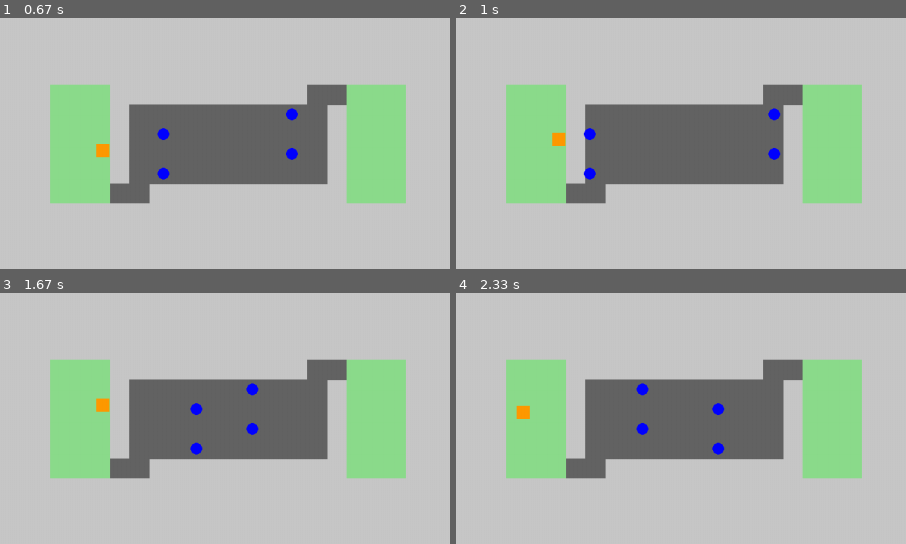
Above: before the commit, frames 1-4 (two rows, left to right).
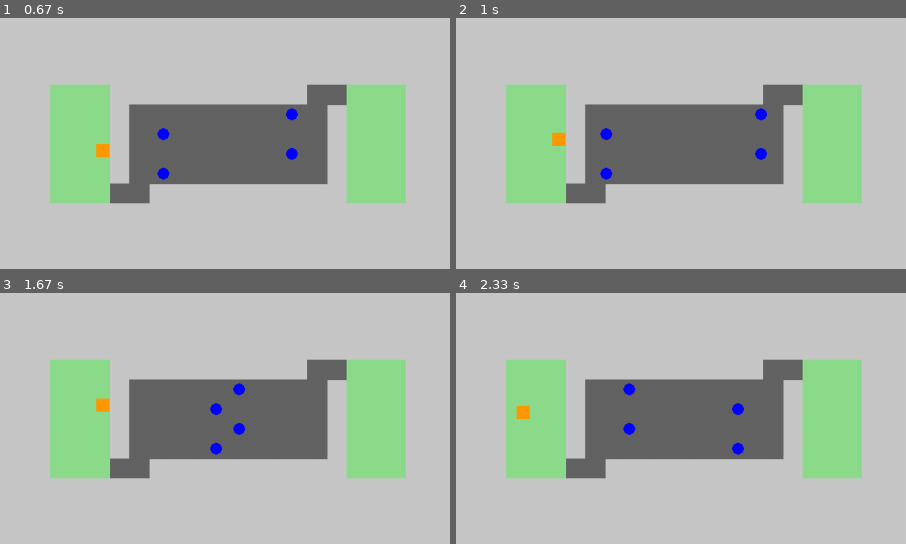
Above: after the commit, the same moments.

Repository: carolineap/hardest-pygame-ever
Game: pygame game, started from main.py
Two runs of this game, one before a commit and one after it. Both use one fixed random seed, a clock stepped at 60 frames per second and the inputs below.
Inputs:
- Up to frame 1 (0.67 s): hold Right from 0.33 s (still down)
- Up to frame 2 (1 s): release Right at 0.8 s; hold Up from 0.83 s (still down)
- Up to frame 3 (1.67 s): release Up at 1.13 s; hold Right 1.17-1.63 s
- Up to frame 4 (2.33 s): hold Left 1.67-2.2 s; hold Down from 2.23 s (still down)
The pictures show only the part of the screen within x 25-75%, y 25-75%; the shares and areas given below are measured in that part.

Frame 1 is identical in both runs. In frame 2, 0.8% of the frame differs, in the area x 28-73%, y 35-65%; in frame 3, 0.8%; in frame 4, 0.8%.

Commit message:
Decreased enemies travels stop

Diff:
--- a/src/Enemy.py
+++ b/src/Enemy.py
@@ -28,8 +28,8 @@
         self.position += self.velocity * dt * self.direction
 
     def is_at_end(self):
-        if self.position.x >= self.trajectory_end - 2 * self.radius or \
-            self.position.x <= self.trajectory_begin + 1:
+        if self.position.x >= self.trajectory_end - 3 * self.radius or \
+            self.position.x <= self.trajectory_begin + self.radius:
             return True
 
         return False
